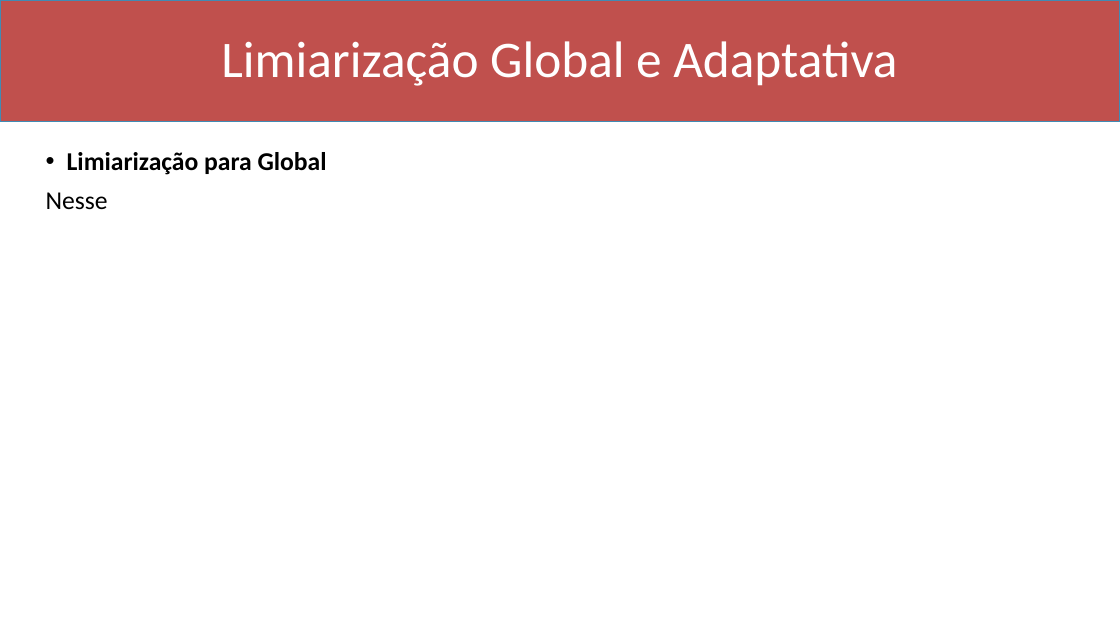
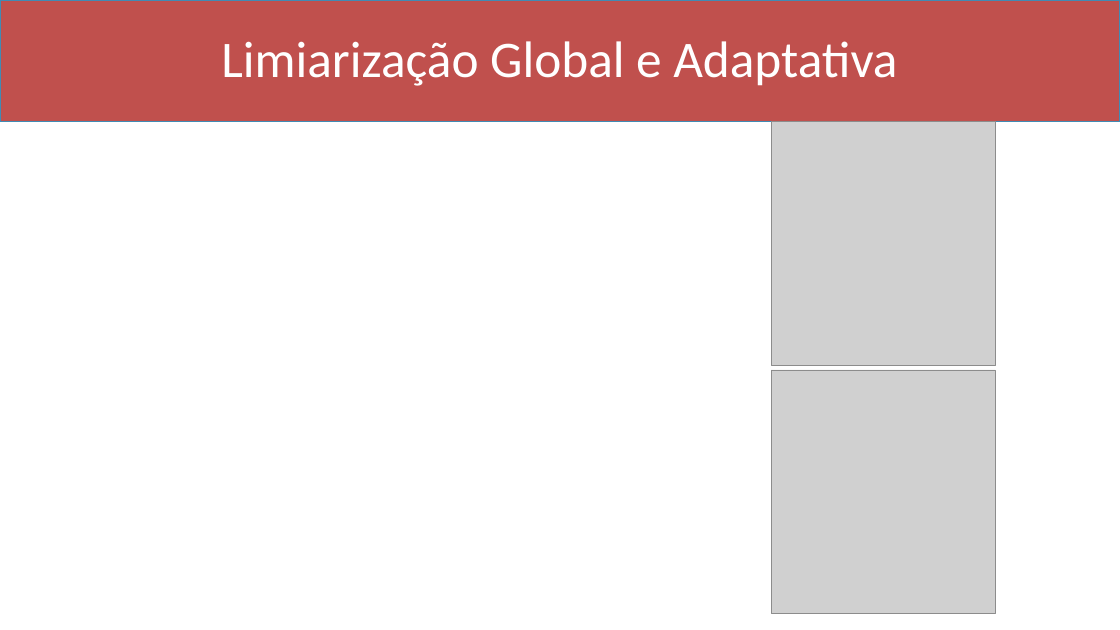
Before and after one commit to Marcio-Salmazo/Aulas, a slide deck: slide 8 of Processamento de Imagens/Slides/09 - Limiarizacao.pptx (slide 7 before the commit). Drawn at 1120x630 pixels with LibreOffice and Linux fonts; fonts in the diff are those of the drawing; grey boxes stand for pictures. Boxes give left, top, right and bottom in pixels: in the first picture for what was removed or moved away, otherwise in the second. Text is boxed around its words. In the diff, an @@ line names an element or a change of style, - is before the commit and + after.

Commit message:
pdi

```diff
--- a/Processamento de Imagens/Slides/09 - Limiarizacao.pptx
+++ b/Processamento de Imagens/Slides/09 - Limiarizacao.pptx
@@ picture added at box(771, 122, 996, 365) @@
@@ text removed at box(46, 152, 327, 210) @@
-• Limiarização para Global
-Nesse
@@ picture added at box(771, 371, 996, 614) @@
```
Also in this commit, not shown: 8 slides added.
